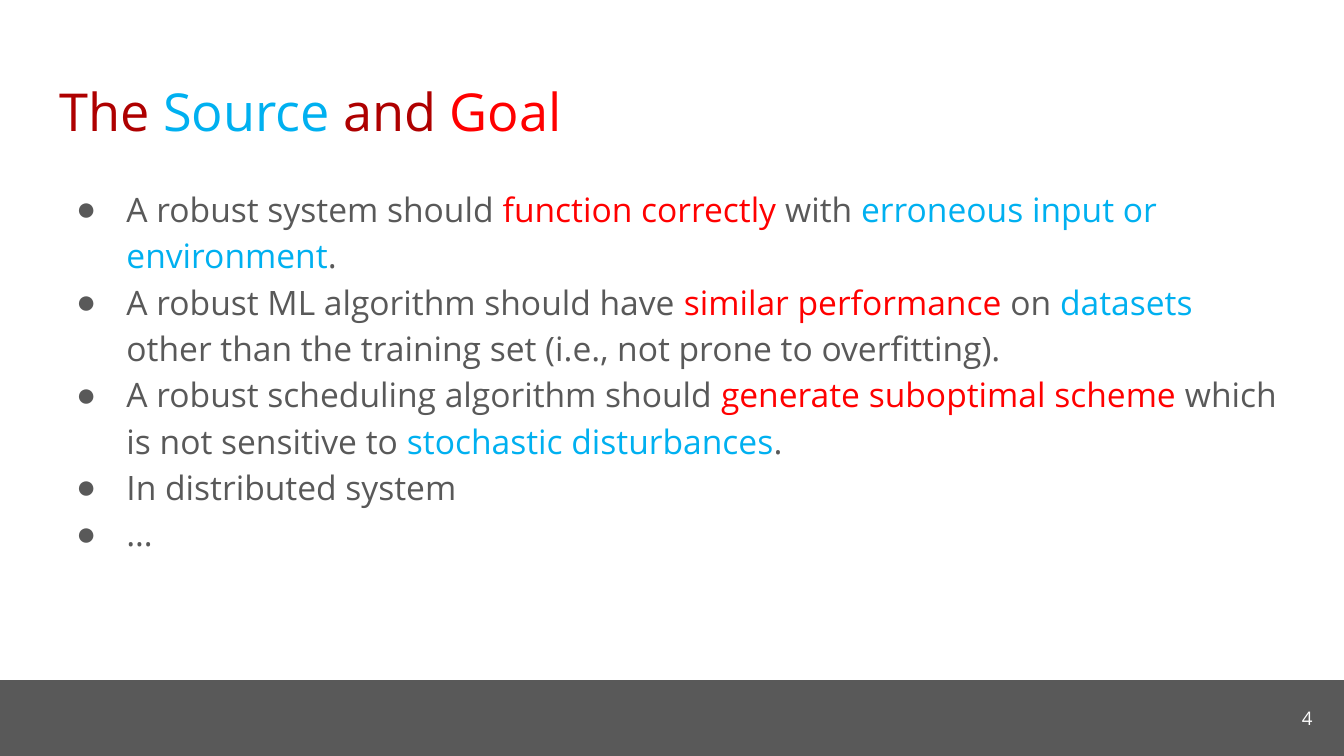
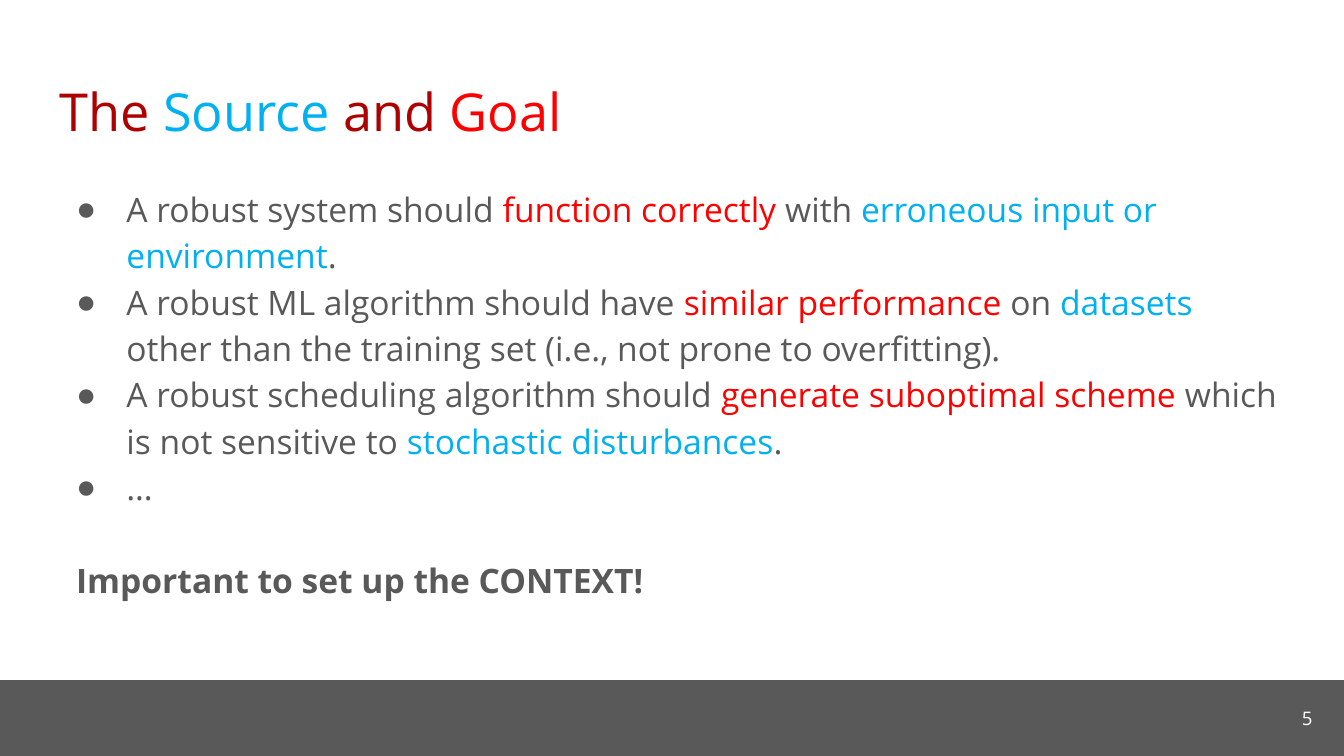
Before and after one commit to cmu-soda/Robustness, a slide deck: slide 5 of Robustness.pptx (slide 4 before the commit). Drawn at 1344x756 pixels with LibreOffice and Linux fonts; fonts in the diff are those of the drawing; background and template pictures are left out. Boxes give left, top, right and bottom in pixels: in the first picture for what was removed or moved away, otherwise in the second. Text is boxed around its words. In the diff, an @@ line names an element or a change of style, - is before the commit and + after.

```diff
--- a/Robustness.pptx
+++ b/Robustness.pptx
@@ text at bbox=[126, 474, 456, 508]: paragraph removed @@
-● In distributed system
@@ text at bbox=[76, 567, 643, 601]: paragraph added @@
+Important to set up the CONTEXT!
@@ page number at bbox=[1302, 711, 1313, 725]: text changed @@
-4
+5
```
Also in this commit, not shown: 5 other slides changed, 4 slides added, 2 slides removed.
